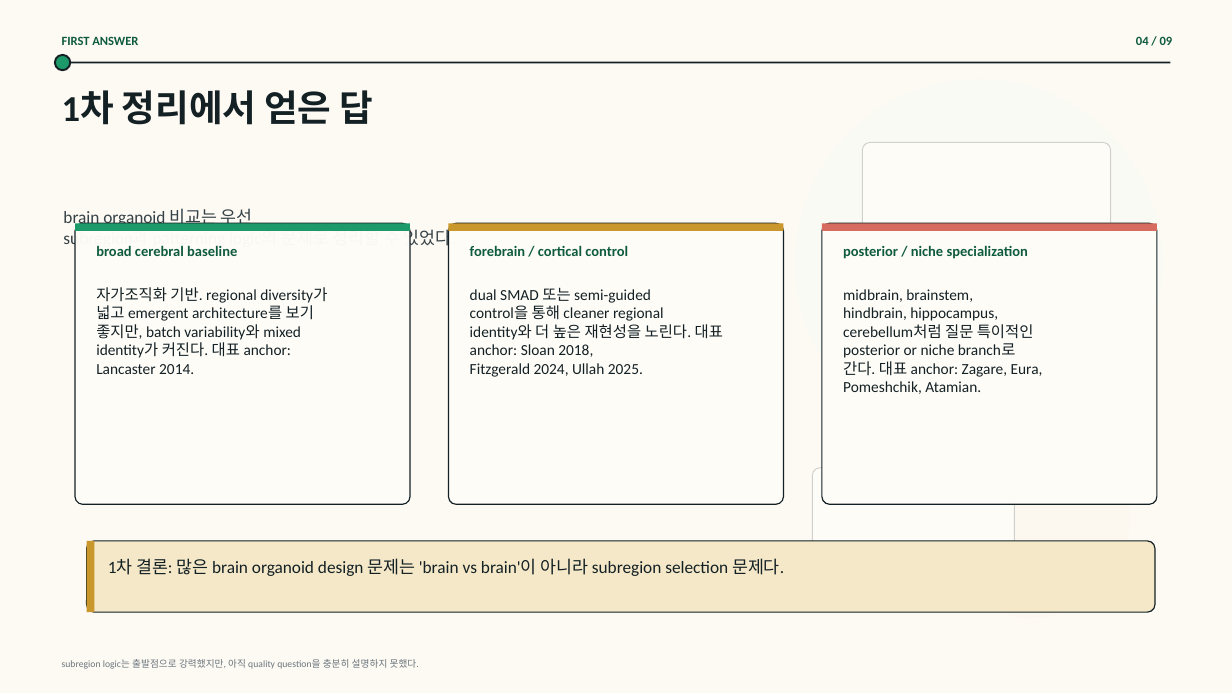
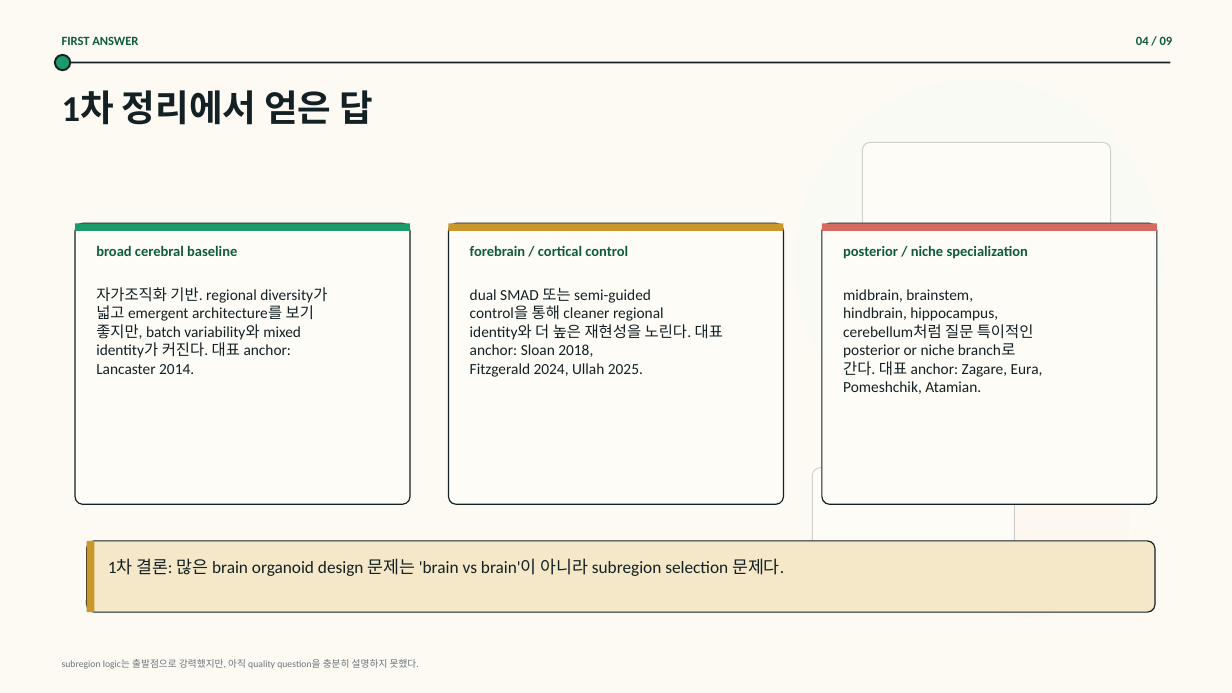
Before and after one commit to lewisdv/paperatlas, a slide deck: slide 4 of collections/organoid/presentation/brain-organoid-question-journey/outputs/output.pptx. Drawn at 1232x693 pixels with LibreOffice and Linux fonts; fonts in the diff are those of the drawing; background and template pictures are left out. Boxes give left, top, right and bottom in pixels: in the first picture for what was removed or moved away, otherwise in the second. Text is boxed around its words. In the diff, an @@ line names an element or a change of style, - is before the commit and + after.

Commit message:
organoid: update slide build deck inspect

```diff
--- a/collections/organoid/presentation/brain-organoid-question-journey/outputs/output.pptx
+++ b/collections/organoid/presentation/brain-organoid-question-journey/outputs/output.pptx
@@ text removed at (x1=63, y1=208, x2=456, y2=249) @@
-brain organoid 비교는 우선
-subregion과 patterning logic의 문제로 정리할 수 있었다.
```
Also in this commit, not shown: 5 other slides changed, 9 other files.
